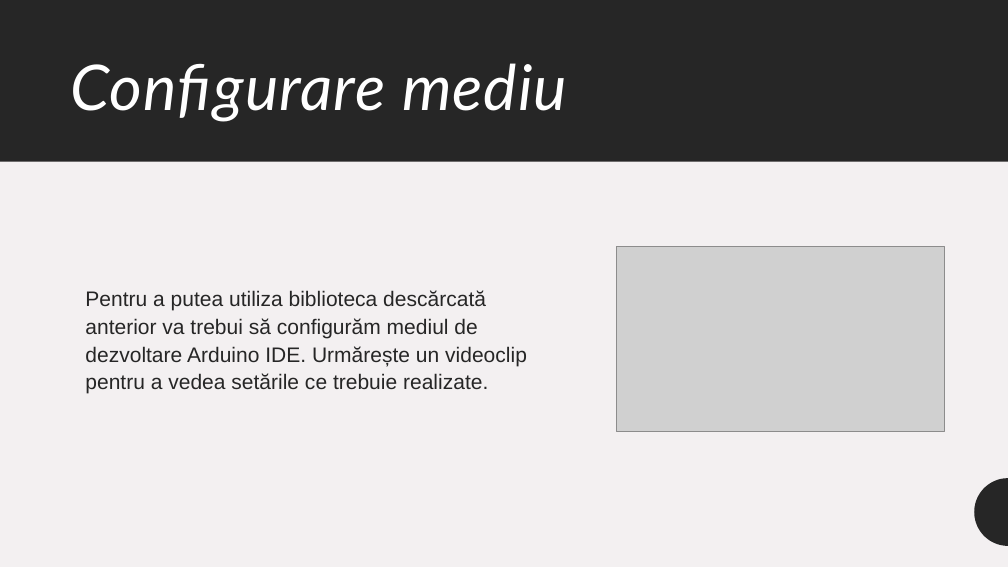
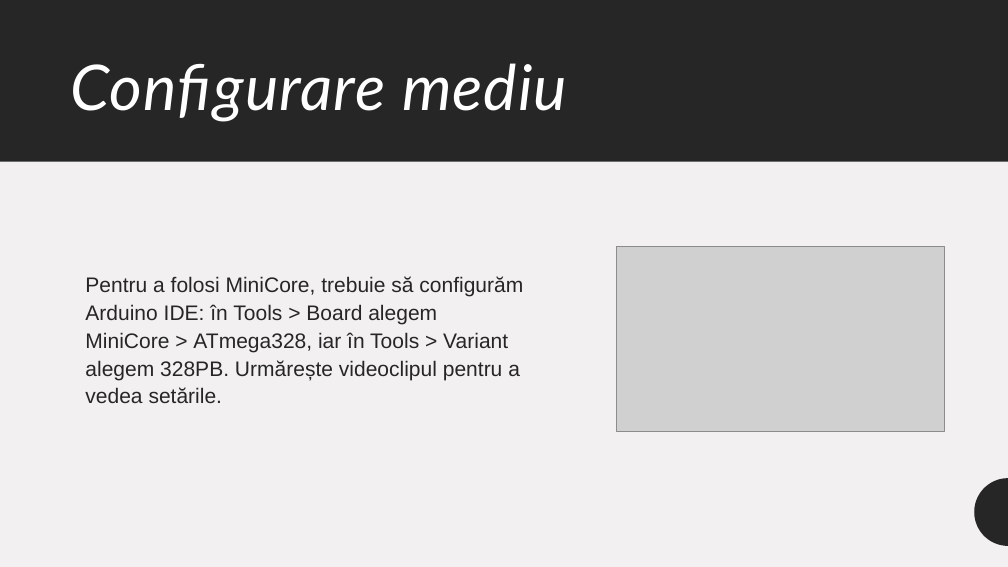
Before and after one commit to mihai-dulgheru/BazelePlaciiProgramabile, a slide deck: slide 8 of Bazele plăcii programabile.pptx. Drawn at 1008x567 pixels with LibreOffice and Linux fonts; fonts in the diff are those of the drawing; grey boxes stand for pictures. Boxes give left, top, right and bottom in pixels: in the first picture for what was removed or moved away, otherwise in the second. Text is boxed around its words. In the diff, an @@ line names an element or a change of style, - is before the commit and + after.

Commit message:
Prezentare: scheme de montaj, fără videoclip, conținut corectat
- Patru slide-uri noi după „Aplicații”, cu schemele de montaj noi
  (pasul 1, pasul 2, pașii 3-4, pasul 5), cu text alternativ.
- Slide-ul cu videoclipul demo e șters, ca și videoclipul din repo
  (prezentarea scade de la 8,7 MB la 1,5 MB).
- Corecturi de conținut: butonul reset repornește programul, pinii
  digitali și citesc, MiniCore e pachet de plăci (nu bibliotecă),
  regula de conectare a breadboard-ului, materialul rezistorului,
  anod/catod și rezistorul în serie la LED, setările din Tools.
- „Aplicații” listează pașii 1-5 ca în README, cu un singur font.
- Logo-ul Arduino are din nou imagine PNG de rezervă pentru
  aplicațiile care nu afișează SVG.
- PDF-ul e exportat din nou (25 de pagini).

```diff
--- a/Bazele plăcii programabile.pptx
+++ b/Bazele plăcii programabile.pptx
@@ text at (x1=85, y1=276, x2=523, y2=403): text changed @@
-Pentru a putea utiliza biblioteca descărcată anterior va trebui să configurăm mediul de dezvoltare Arduino IDE. Urmărește un videoclip pentru a vedea setările ce trebuie realizate.
+Pentru a folosi MiniCore, trebuie să configurăm Arduino IDE: în Tools > Board alegem MiniCore > ATmega328, iar în Tools > Variant alegem 328PB. Urmărește videoclipul pentru a vedea setările.
```
Also in this commit, not shown: 14 other slides changed, 4 slides added, 1 slide removed, 1 other file.
